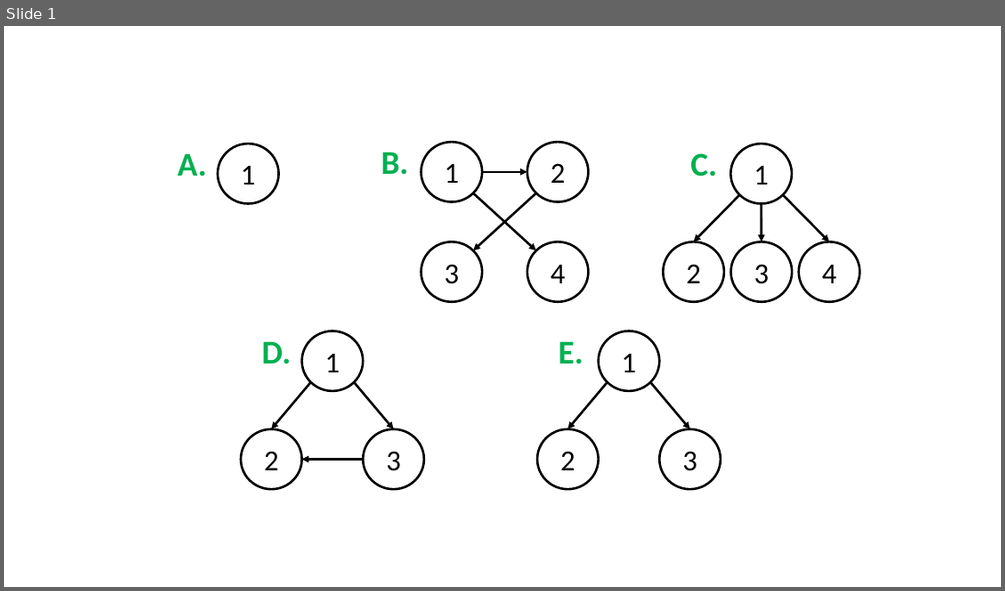
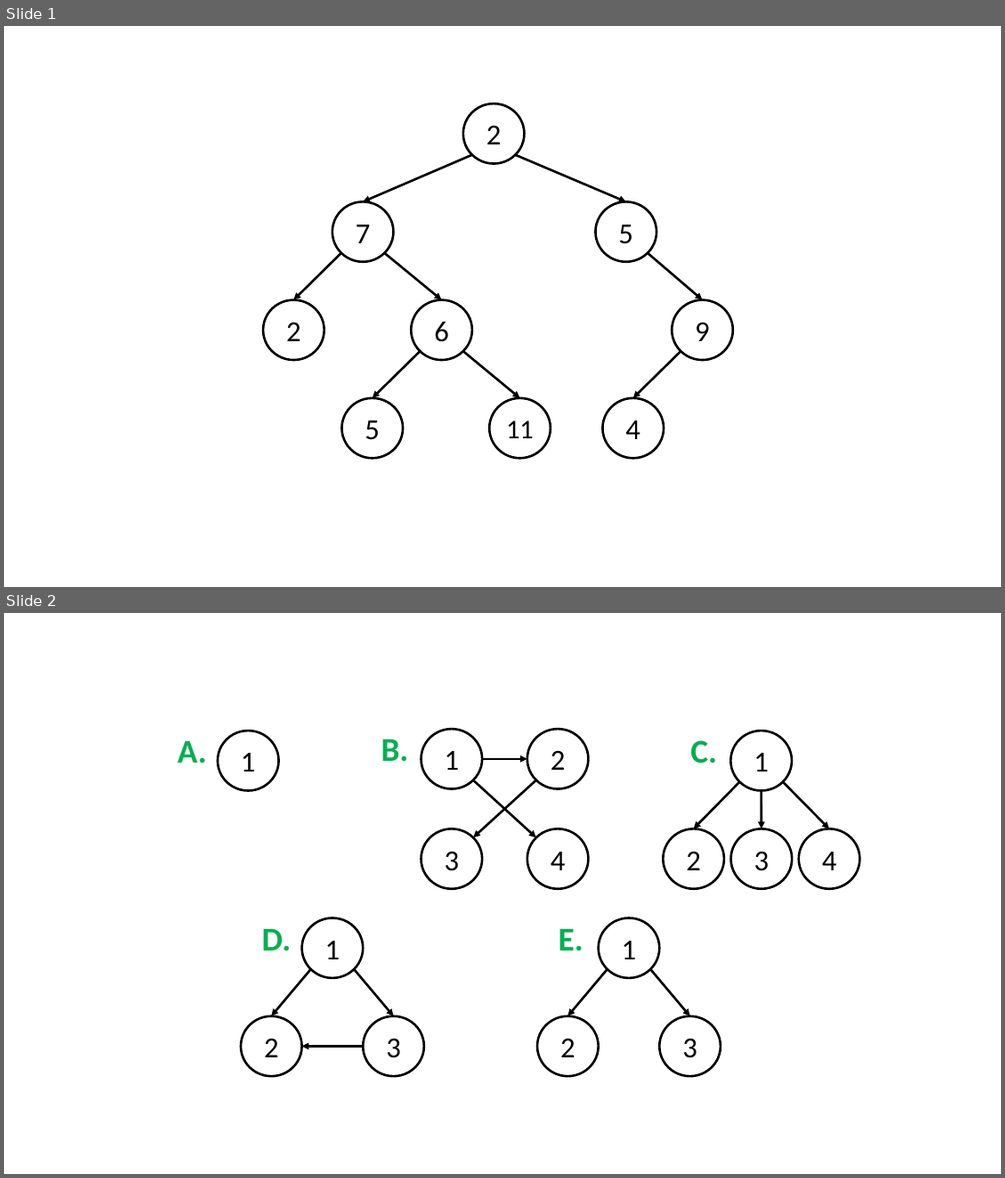
Before and after one commit to niemasd/Data-Structures-Textbook, a slide deck: figures/Chapter 3 - Tree Structures/3.1 Lost in a Forest of Trees.pptx. Shown one above the other, each under a label of ours: slide 1 before the commit, slides 1 and 2 after it. The pictures are 1005x591 and 1005x1178 pixels, drawn with LibreOffice and Linux fonts; fonts in the diff are those of the drawing. Boxes give left, top, right and bottom in pixels: in the first picture for what was removed or moved away, otherwise in the second. Text is boxed around its words. In the diff, an @@ line names an element or a change of style, - is before the commit and + after.

```diff
--- a/figures/Chapter 3 - Tree Structures/3.1 Lost in a Forest of Trees.pptx
+++ b/figures/Chapter 3 - Tree Structures/3.1 Lost in a Forest of Trees.pptx
@@ slide 1 added at box(4, 26, 1001, 587), background #FFFFFF @@
@@ ellipse added at box(463, 103, 525, 164), outline #000000 2.25 pt, 28 pt, text #000000 @@
+2
@@ arrow added from (472, 155) to (363, 201), #000000 2.25 pt @@
@@ arrow added from (516, 155) to (626, 201), #000000 2.25 pt @@
@@ ellipse added at box(332, 201, 394, 262), outline #000000 2.25 pt, 28 pt, text #000000 @@
+7
@@ ellipse added at box(596, 201, 657, 262), outline #000000 2.25 pt, 28 pt, text #000000 @@
+5
@@ arrow added from (341, 253) to (293, 300), #000000 2.25 pt @@
@@ arrow added from (385, 253) to (442, 300), #000000 2.25 pt @@
@@ arrow added from (647, 253) to (703, 300), #000000 2.25 pt @@
@@ ellipse added at box(263, 300, 324, 360), outline #000000 2.25 pt, 28 pt, text #000000 @@
+2
@@ ellipse added at box(411, 300, 472, 360), outline #000000 2.25 pt, 28 pt, text #000000 @@
+6
@@ ellipse added at box(672, 300, 733, 360), outline #000000 2.25 pt, 28 pt, text #000000 @@
+9
@@ arrow added from (420, 351) to (372, 398), #000000 2.25 pt @@
@@ arrow added from (463, 351) to (520, 398), #000000 2.25 pt @@
@@ arrow added from (680, 351) to (633, 398), #000000 2.25 pt @@
@@ ellipse added at box(342, 398, 404, 458), outline #000000 2.25 pt, 28 pt, text #000000 @@
+5
@@ ellipse added at box(489, 398, 550, 458), outline #000000 2.25 pt, 26 pt, text #000000 @@
+11
@@ ellipse added at box(603, 398, 664, 458), outline #000000 2.25 pt, 28 pt, text #000000 @@
+4
@@ what was slide 1 is now slide 2 @@
```
Also in this commit, not shown: 1 slide removed, 5 other files.
